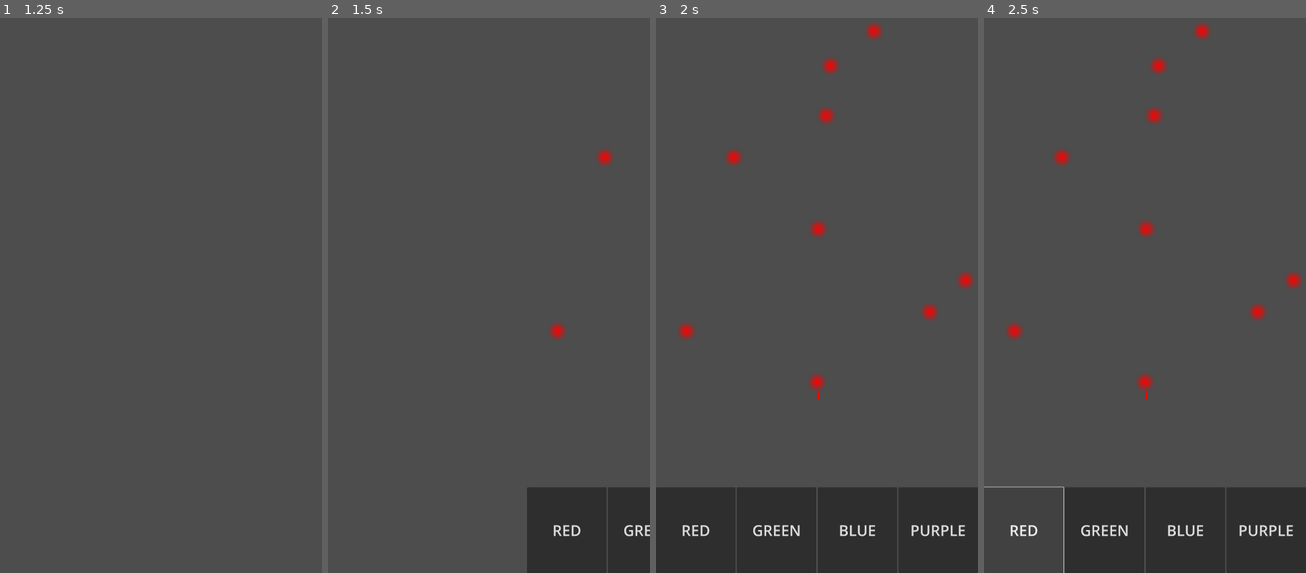
Above: before the commit, frames 1-4 (left to right).
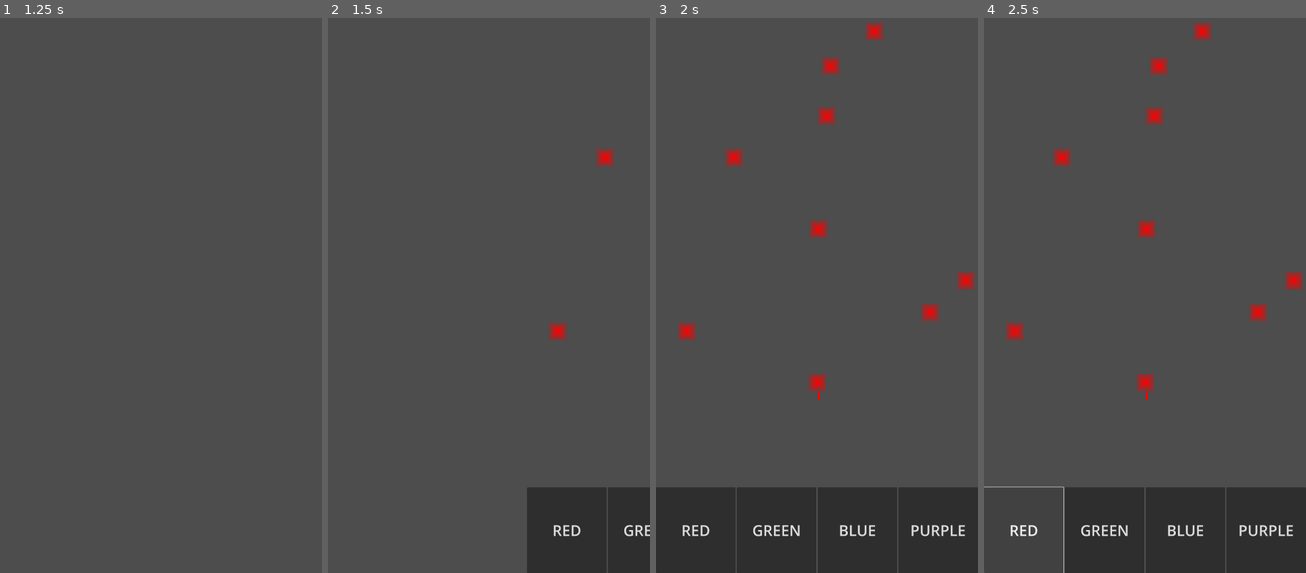
Above: after the commit, the same moments.

Repository: Xavier-Royer/Color-Jumper
Game: Godot game, scene res://Main.tscn
The game is run twice, just before and just after one commit, with the same random seed, the same clock (stepped at 60 frames per second) and the same inputs.
Inputs (mouse positions are in pixels of both pictures, inside the frame that each line leads up to):
- Up to frame 1 (1.25 s): click "PLAY" at 0.5 s
- Up to frame 2 (1.5 s): move the mouse to (559, 256) at 1.27 s; press the mouse at (559, 256) at 1.28 s
- Up to frame 3 (2 s): no input
- Up to frame 4 (2.5 s): release the mouse at (1215, 256) at 2 s; click "RED" at 2 s

Frame 1 is identical in both runs. In frame 2, 0.1% of the frame differs, in the area x 68-89%, y 23-59%; in frame 3, 0.7%, in the area x 6-99%, y 0-68%; in frame 4, 0.7%.

Commit message:
added spikes, rainbow and more variance to block spawning

Diff:
--- a/Main.tscn
+++ b/Main.tscn
@@ -74,6 +74,7 @@
 
 [node name="Player" type="CharacterBody2D" parent="ScreenManager/GameScreen/Objects"]
 position = Vector2(480, 0)
+collision_mask = 529
 script = ExtResource("4_cm0pq")
 
 [node name="CollisionShape2D" type="CollisionShape2D" parent="ScreenManager/GameScreen/Objects/Player"]
@@ -146,7 +147,12 @@
 process_callback = 0
 wait_time = 0.405
 
+[node name="RainbowTimer" type="Timer" parent="ScreenManager/GameScreen"]
+wait_time = 3.0
+one_shot = true
+
 [connection signal="pressed" from="ScreenManager/HomeScreen/UI/Button" to="ScreenManager" method="_on_play_pressed"]
 [connection signal="pressed" from="ScreenManager/GameOverScreen/UI/Button" to="ScreenManager" method="_on_play_pressed"]
 [connection signal="screen_exited" from="ScreenManager/GameScreen/Objects/Player/VisibleOnScreenNotifier2D" to="ScreenManager/GameScreen/Objects/Player" method="_on_visible_on_screen_notifier_2d_screen_exited"]
 [connection signal="timeout" from="ScreenManager/GameScreen/SpawnTimer" to="ScreenManager/GameScreen" method="_on_spawn_timer_timeout"]
+[connection signal="timeout" from="ScreenManager/GameScreen/RainbowTimer" to="ScreenManager/GameScreen" method="_on_rainbow_timer_timeout"]
--- a/block.gd
+++ b/block.gd
@@ -5,15 +5,14 @@
 @onready var blockArea = $SpawnRadius
 var number =0
 var deleted = false
+var blockColor
 #var spawnComplete = false
 
-func _ready() -> void:
-	if $SpawnRadius.has_overlapping_areas():
-		self.queue_free()
-		print("block deletred")
+
 
 
 func setColor(color):
+	blockColor = color
 	for i in range(4):
 		self.set_collision_layer_value(i+1,false)
 
@@ -31,9 +30,8 @@
 		self.modulate = Color(255,0,255)
 		self.set_collision_layer_value(4,true)
 	else: # for rainbow set all color collision layers to true
-		for i in range(4):
-			self.set_collision_layer_value(i+1,true)
-
+		self.modulate = Color(0,0,0)
+		self.set_collision_layer_value(10,true)
 
 func delete():
 	$AnimationPlayer.play("blockLeft")
@@ -61,5 +59,9 @@
 
 
 
-func _on_animation_player_animation_finished(anim_name: StringName) -> void:
+func _on_animation_player_animation_finished(_anim_name: StringName) -> void:
 	queue_free()
+
+
+func _on_visible_on_screen_notifier_2d_screen_exited() -> void:
+	queue_free()
--- a/block.gdshader
+++ b/block.gdshader
@@ -8,10 +8,23 @@
 	vec4 input_color = texture(TEXTURE,UV);
 	float xPos = 2.0*abs(0.5-UV.x);
 	float yPos = 2.0*abs(0.5-UV.y);
-	float radius = pow(pow(xPos,2.0) + pow(yPos,2.0),0.5);
-	float alpha = 1.0-(radius/1.1);
-	COLOR.a = alpha;
+
+	//for circluar shader
+	//float radius = pow(pow(xPos,2.0) + pow(yPos,2.0),0.5);
+	//float alpha = 1.0-(radius/1.1);
+	//COLOR.a = alpha;
+
+	//for square shader
+	float squareRadius = max(xPos,yPos);
+	float alpha = 1.0-(squareRadius/1.2); //1.0-(squareRadius/1.5);
+	COLOR.a = clamp(0.0,alpha,1.0);
+
+
+
+
 	//COLOR = vec4(input_color.r,input_color.g,input_color.b,alpha);
+
+	//COLOR = vec4(squareRadius, 0.0, 0.0,1.0); // Shows UV gradient from red (X) and green (Y)
 }
 
 //void light() {
--- a/block.tscn
+++ b/block.tscn
@@ -96,6 +96,7 @@
 
 [node name="Block" type="StaticBody2D"]
 scale = Vector2(3, 3)
+collision_layer = 129
 script = ExtResource("1_im0tn")
 
 [node name="CollisionShape2D" type="CollisionShape2D" parent="."]
@@ -130,5 +131,8 @@
 &"": SubResource("AnimationLibrary_xfwl5")
 }
 
+[node name="VisibleOnScreenNotifier2D" type="VisibleOnScreenNotifier2D" parent="."]
+
 [connection signal="area_entered" from="SpawnRadius" to="." method="_on_spawn_radius_area_entered"]
 [connection signal="animation_finished" from="AnimationPlayer" to="." method="_on_animation_player_animation_finished"]
+[connection signal="screen_exited" from="VisibleOnScreenNotifier2D" to="." method="_on_visible_on_screen_notifier_2d_screen_exited"]
--- a/game_screen.gd
+++ b/game_screen.gd
@@ -3,9 +3,11 @@
 signal gameOverScreen
 
 @onready var blockScene = preload("res://block.tscn")
+@onready var spikeScene = preload("res://spike.tscn")
 @onready var area2D = $Objects/Player
 @onready var player = $Objects/Player
 @onready var movingObjects = $Objects
+
 
 
 #player attribuites
@@ -21,8 +23,13 @@
 var gameRunTime = 0
 var screen_size
 var blocksSpawned = 0
+var spikeSpawnRate = 1000  #higher = less common
+var rainbowSpawnRate = 100 # higher = less common
+var randomColorRate = 0 # higher = less common
+var rainbowOver = false
 
 var lastBlockSpawned = null
+
 
 
 
@@ -83,6 +90,7 @@
 		block.position = Vector2(randi_range(30,screen_size.x - 35),randi_range(-50,screen_size.y * (2.0/3.0) - 100))
 		#block.connect("invalidBlock",spawnBlock)
 		block.setColor("RED")
+		lastBlockSpawned = block
 		blocksSpawned+=1
 
 	player.position = Vector2(screen_size.x / 2,screen_size.y * (2.0/3.0))
@@ -90,6 +98,12 @@
 
 
 func changeColor(newColor):
+
+	if newColor == "RAINBOW":
+		for i in range(4):
+			area2D.set_collision_mask_value(i+1,true)
+		player.modulate = Color(0,0,0)
+		return
 
 	#change the curren block's color
 	if currentBlock != null:
@@ -103,11 +117,18 @@
 	#change the players color
 	player.modulate = colorToRGB[newColor]
 
+
+
 #player captureing block
 func _on_block_caught():
 	currentBlock = player.blockOn
 	direction = Vector2(0,0)
-
+	if currentBlock.get_collision_layer_value(10):
+		$RainbowTimer.start()
+		changeColor("RAINBOW")
+	if rainbowOver:
+		rainbowOver = false
+		changeColor(currentBlock.blockColor)
 
 func _input(event: InputEvent) -> void:
 	if event is InputEventScreenTouch and event.pressed:  #event.is_action_pressed("Tap"):
@@ -129,6 +150,7 @@
 				player.blockOn.collision_layer = 0
 				player.blockOn.delete()
 				player.blockOn = null
+				currentBlock = null
 
 				#Change direction of the player to look at mouse
 				player.look_at(mousePosition)
@@ -145,20 +167,10 @@
 
 
 
-		#randomly generates new blocks
-		'''
-		if randi_range(0,spawnRate/delta) == 1:
-			spawnBlock()
-		'''
-
-
-
 
 func spawnBlock():
 	var block = blockScene.instantiate()
-
 	movingObjects.call_deferred("add_child",block)
-	#movingObjects.add_child(block)
 	block.number = blocksSpawned
 	blocksSpawned += 1
 	block.connect("invalidBlock",spawnBlock)
@@ -166,7 +178,23 @@
 	#set block position
 	var blockPosition = Vector2(randi_range(30,screen_size.x-30),randi_range(-200,-250))
 	block.set_deferred("global_position", blockPosition)
-	#block.global_position = blockPosition
+
+	#spawn a spike connected to the block
+	if randi_range(0,spikeSpawnRate/gameRunTime) ==1:
+		print("create spike")
+		var spike = spikeScene.instantiate()
+		movingObjects.call_deferred("add_child",spike)
+		spike.number = blocksSpawned
+		blocksSpawned += 1
+		var firstPosition  = lastBlockSpawned.get_global_position()
+		var secondPosition = blockPosition
+		#puts the spike half way between itself and the next one
+		var spikePosition = (secondPosition-firstPosition)/2 + firstPosition
+		spike.set_deferred("global_position", spikePosition)
+
+
+
+	lastBlockSpawned = block
 
 	#set color
 	#random variance
@@ -185,6 +213,14 @@
 			block.setColor("PURPLE")
 		else:
 			block.setColor("BLUE")
+	#random chance of making it rainbow
+	if randi_range(0,randomColorRate) ==1:
+		var colors  = ["RED","GREEN","BLUE","PURPLE"]
+		block.setColor(colors[randi_range(0,3)])
+	if randi_range(0,rainbowSpawnRate) ==1 :
+		block.setColor("RAINBOW")
+
+
 
 
 func gameOver():
@@ -198,3 +234,12 @@
 func _on_spawn_timer_timeout() -> void:
 	#should update so that wait time varys + gets faster as game goes on
 	spawnBlock()
+
+
+
+
+func _on_rainbow_timer_timeout() -> void:
+	if currentBlock != null:
+		changeColor(currentBlock.blockColor)
+	else:
+		rainbowOver = true
--- a/player.gd
+++ b/player.gd
@@ -12,7 +12,13 @@
 func _process(_delta: float) -> void:
 	collided = move_and_slide()
 	if collided:
-		if blockOn != get_last_slide_collision().get_collider():
-			blockOn = get_last_slide_collision().get_collider()
-			blockOn.blockCaught()
-			emit_signal("caughtBlock")
+		if  get_last_slide_collision().get_collider().get_collision_layer_value(8):
+			if blockOn != get_last_slide_collision().get_collider():
+				blockOn = get_last_slide_collision().get_collider()
+				blockOn.blockCaught()
+				emit_signal("caughtBlock")
+		elif get_last_slide_collision().get_collider().get_collision_layer_value(5):
+			#play animaition and then lose
+			self.hide()
+			get_last_slide_collision().get_collider().spikeHit()
+			emit_signal("screenExited")
--- a/project.godot
+++ b/project.godot
@@ -50,6 +50,7 @@
 2d_physics/layer_7="PLAYER"
 2d_physics/layer_8="BLOCK"
 2d_physics/layer_9="SPAWNRADIUS"
+2d_physics/layer_10="RAINBOW"
 
 [rendering]
 
--- /dev/null
+++ b/spike.gd
@@ -0,0 +1,23 @@
+extends StaticBody2D
+var number
+@onready var blockArea = $spawnRadius
+var deleted = false
+
+func _on_spawn_radius_area_entered(_area: Area2D) -> void:
+	if not deleted:
+		var areas = $spawnRadius.get_overlapping_areas()
+
+		for a in areas:
+			if a.get_parent().number < number:
+				blockArea.set_collision_mask_value(9,false)
+				blockArea.set_collision_layer_value(9,false)
+				queue_free()
+				print("spike delted")
+				deleted = true
+				break
+
+func _on_visible_on_screen_notifier_2d_screen_exited() -> void:
+	queue_free()
+
+func spikeHit():
+	$GPUParticles2D.emitting =true
--- /dev/null
+++ b/spike.tscn
@@ -0,0 +1,67 @@
+[gd_scene load_steps=7 format=3 uid="uid://d188ef8dxjvfn"]
+
+[ext_resource type="Script" uid="uid://ct6pcd2yt8mos" path="res://spike.gd" id="1_8ryga"]
+
+[sub_resource type="CircleShape2D" id="CircleShape2D_pe76i"]
+radius = 20.0
+
+[sub_resource type="CircleShape2D" id="CircleShape2D_8ryga"]
+radius = 40.0
+
+[sub_resource type="Curve" id="Curve_8ryga"]
+_data = [Vector2(0, 0), 0.0, 0.0, 0, 0, Vector2(2e-05, 1), 0.0, 0.0, 0, 0, Vector2(0.713235, 0.674157), 0.0, 0.0, 0, 0, Vector2(1, 0), 0.0, 0.0, 0, 0]
+point_count = 4
+
+[sub_resource type="CurveTexture" id="CurveTexture_xfwl5"]
+curve = SubResource("Curve_8ryga")
+
+[sub_resource type="ParticleProcessMaterial" id="ParticleProcessMaterial_7k7bx"]
+lifetime_randomness = 0.09
+particle_flag_disable_z = true
+emission_shape_offset = Vector3(0, 15, 0)
+emission_shape = 3
+emission_box_extents = Vector3(1, 1, 1)
+spread = 180.0
+initial_velocity_max = 206.9
+gravity = Vector3(0, 200, 0)
+damping_min = 28.736
+damping_max = 28.736
+scale_min = 15.0
+scale_max = 15.0
+scale_curve = SubResource("CurveTexture_xfwl5")
+
+[node name="Spike" type="StaticBody2D"]
+collision_layer = 16
+collision_mask = 0
+script = ExtResource("1_8ryga")
+
+[node name="CollisionShape2D" type="CollisionShape2D" parent="."]
+shape = SubResource("CircleShape2D_pe76i")
+
+[node name="ColorRect" type="ColorRect" parent="."]
+offset_left = -20.0
+offset_top = -20.0
+offset_right = 20.0
+offset_bottom = 20.0
+
+[node name="spawnRadius" type="Area2D" parent="."]
+collision_layer = 256
+collision_mask = 256
+
+[node name="CollisionShape2D" type="CollisionShape2D" parent="spawnRadius"]
+shape = SubResource("CircleShape2D_8ryga")
+
+[node name="VisibleOnScreenNotifier2D" type="VisibleOnScreenNotifier2D" parent="."]
+rect = Rect2(-20, -20, 40, 40)
+
+[node name="GPUParticles2D" type="GPUParticles2D" parent="."]
+emitting = false
+amount = 50
+lifetime = 0.3
+one_shot = true
+explosiveness = 1.0
+randomness = 0.1
+process_material = SubResource("ParticleProcessMaterial_7k7bx")
+
+[connection signal="area_entered" from="spawnRadius" to="." method="_on_spawn_radius_area_entered"]
+[connection signal="screen_exited" from="VisibleOnScreenNotifier2D" to="." method="_on_visible_on_screen_notifier_2d_screen_exited"]
Not shown, added: spike.gd.uid
